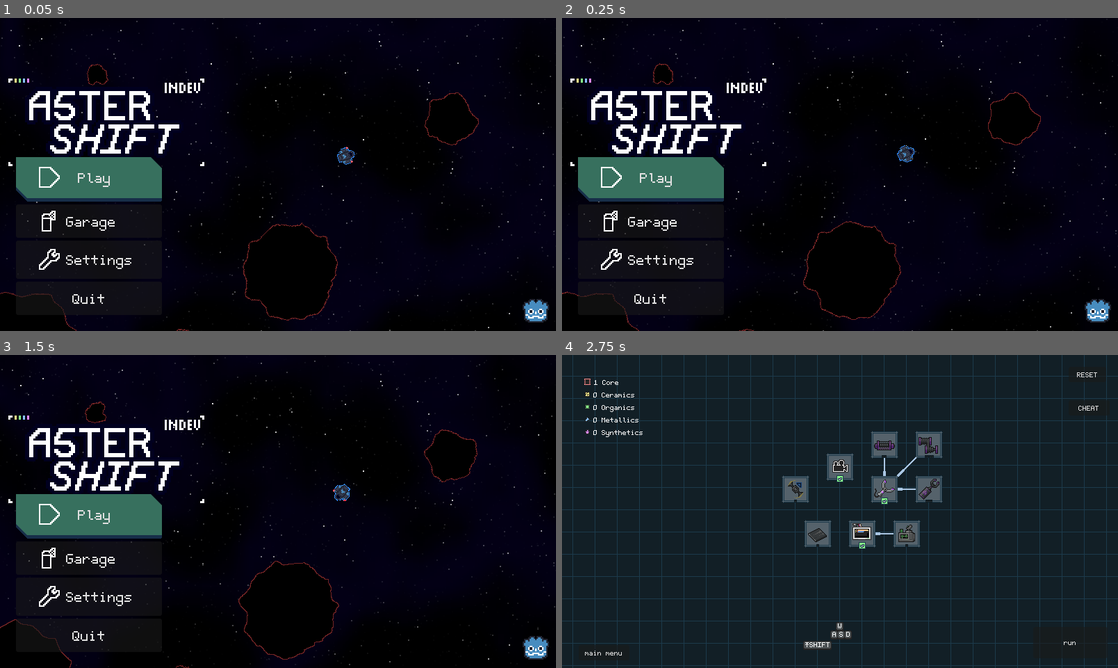
Above: before the commit, frames 1-4 (two rows, left to right).
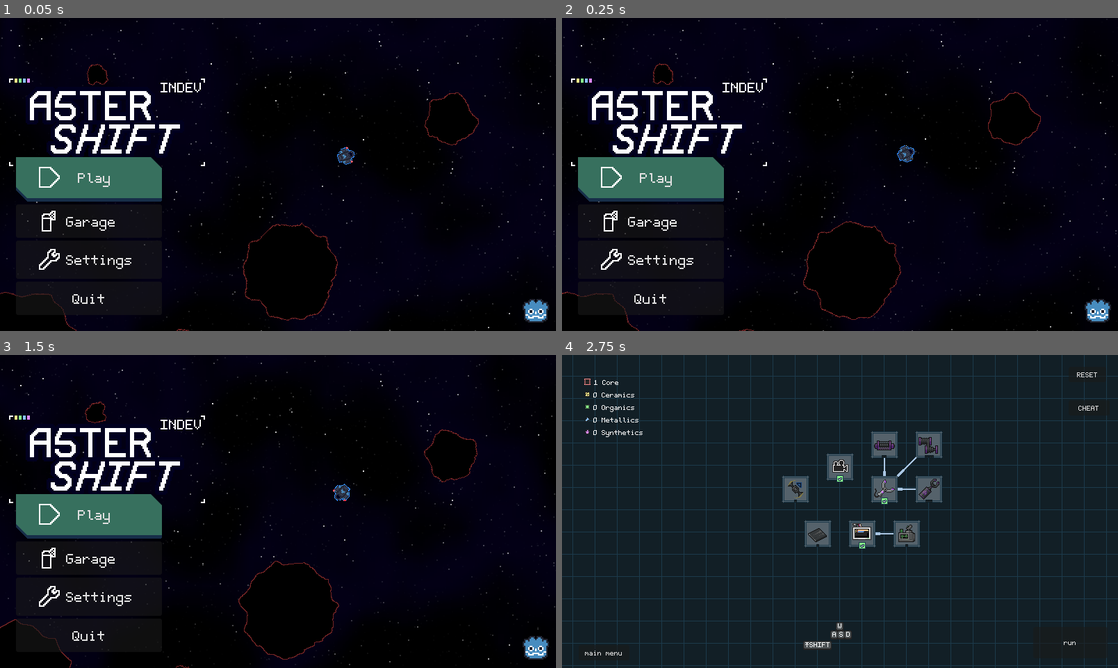
Above: after the commit, the same moments.

Repository: A5TR0spud/asterdrift_redshift
Game: Godot game, scene res://Scenes/Menus/main_menu.tscn
Same seed, same stepped clock (60 frames per second), same inputs: the game is played once before the commit and once after it.
Inputs:
- Up to frame 1 (0.05 s): no input
- Up to frame 2 (0.25 s): no input
- Up to frame 3 (1.5 s): click "Play" at 0.5 s; click "main menu" at 1.25 s
- Up to frame 4 (2.75 s): click "Play" at 2 s

The runs differ from the first frame. In frame 1, 0.5% of the frame differs, in the area x 1-37%, y 19-48%; in frame 2, 0.5%; in frame 3, 0.5%; in frame 4, nothing differs.

Commit message:
Pixel Consistent Title

Diff:
--- a/Scenes/Menus/main_menu.tscn
+++ b/Scenes/Menus/main_menu.tscn
@@ -4,7 +4,7 @@
 [ext_resource type="Script" path="res://Scenes/Menus/control.gd" id="1_mr2mu"]
 [ext_resource type="Texture2D" uid="uid://ccgxfu1vo0nw5" path="res://Assets/UI/Icons/Play.png" id="2_i8p1f"]
 [ext_resource type="FontFile" uid="uid://bj06oub24ay2o" path="res://Assets/Font/Aster.ttf" id="2_utqbt"]
-[ext_resource type="Texture2D" uid="uid://8on70d34ghqp" path="res://Assets/Icon.png" id="3_adjsq"]
+[ext_resource type="Texture2D" uid="uid://8on70d34ghqp" path="res://Assets/Title.png" id="3_adjsq"]
 [ext_resource type="Texture2D" uid="uid://c77dhg0rwkgb1" path="res://Assets/UI/Icons/Garage.png" id="3_i2niw"]
 [ext_resource type="Texture2D" uid="uid://dtvfmeith420a" path="res://Assets/UI/Icons/Settings.png" id="4_ino3e"]
 [ext_resource type="Texture2D" uid="uid://c1g8uqg6pp7qo" path="res://Assets/GodotIcon.png" id="6_1rrf4"]
@@ -71,13 +71,13 @@
 [node name="Title" type="TextureRect" parent="CanvasLayer/Control"]
 layout_mode = 1
 anchors_preset = -1
-anchor_left = 0.016
+anchor_left = 0.017
 anchor_top = 0.472
-anchor_right = 0.016
+anchor_right = 0.017
 anchor_bottom = 0.472
-offset_left = -0.360001
+offset_left = -0.320002
 offset_top = -125.88
-offset_right = 281.64
+offset_right = 281.68
 offset_bottom = 0.11998
 texture = ExtResource("3_adjsq")
 
Binary file removed: Assets/Icon.png
Binary file added: Assets/Title.png
Not shown, changed: Assets/Title.png.import
Not shown, changed: CHANGELOG.md
